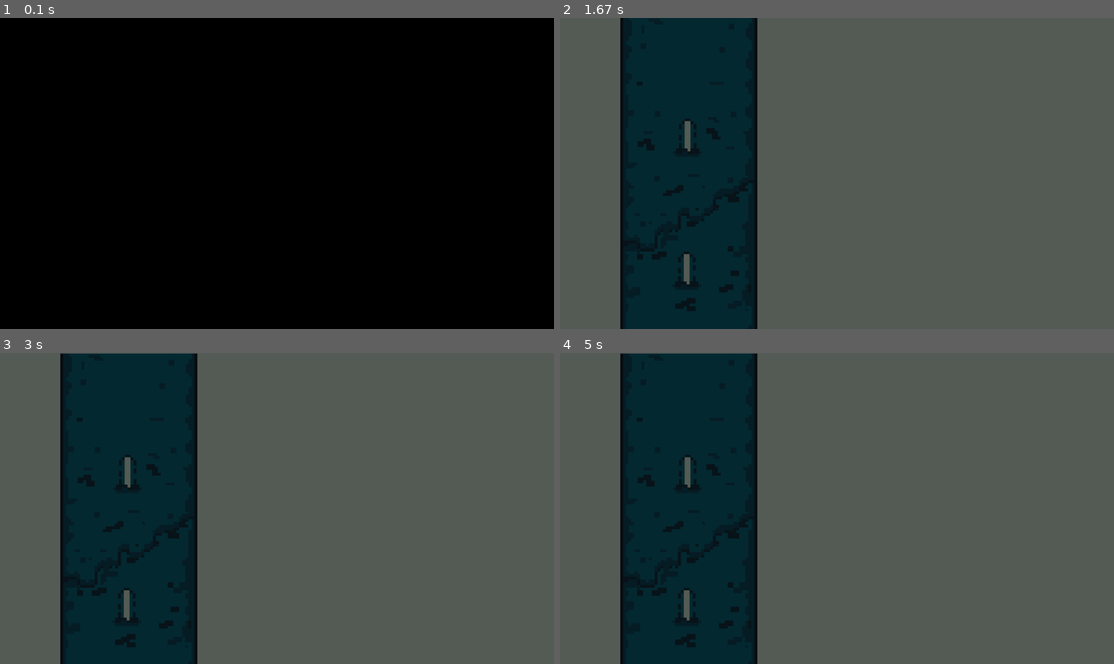
Above: before the commit, frames 1-4 (two rows, left to right).
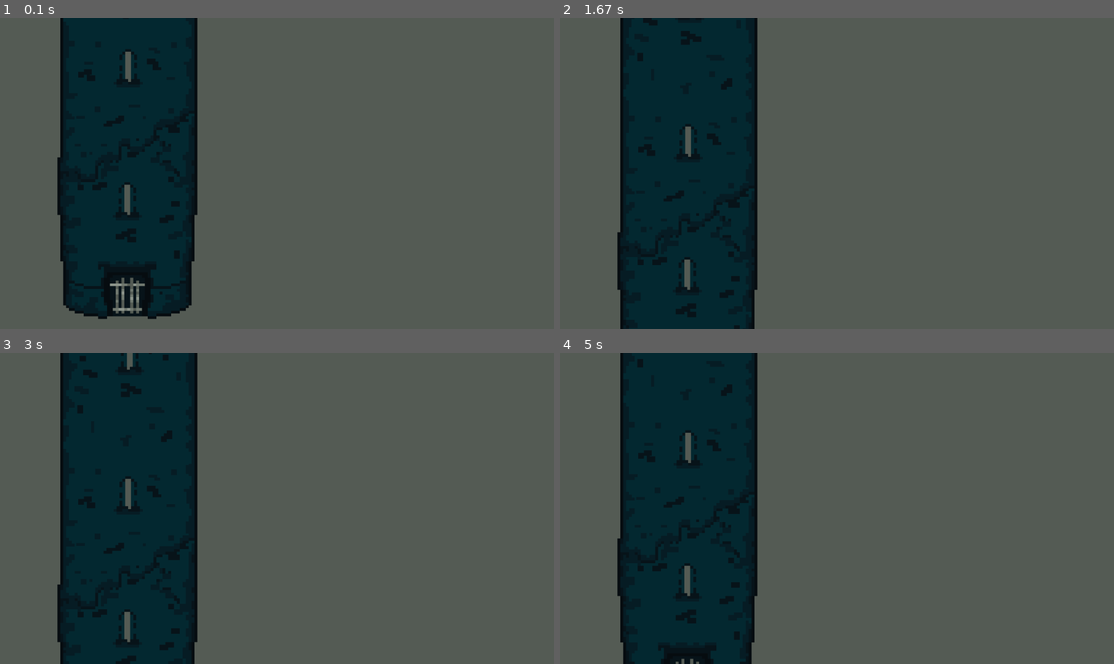
Above: after the commit, the same moments.

Repository: alexeyumatov/pygame_project
Game: pygame game, started from src/test.py
Same seed, same stepped clock (60 frames per second), same inputs: the game is played once before the commit and once after it.
Inputs:
- Up to frame 1 (0.1 s): no input
- Up to frame 2 (1.67 s): hold Up 0.33-0.8 s; hold Down 0.83-1.13 s; hold Up 1.17-1.53 s; hold Down from 1.57 s (still down)
- Up to frame 3 (3 s): release Down at 1.93 s; hold Up 1.97-2.27 s; hold Down 2.3-2.6 s; hold Up from 2.63 s (still down)
- Up to frame 4 (5 s): release Up at 3 s; hold Down 3.03-3.4 s; hold Up 3.43-3.73 s; hold Down 3.77-4.07 s; hold Up 4.1-4.47 s; hold Down 4.5-4.87 s; hold Up from 4.9 s (still down)

The runs differ from the first frame. In frame 1, 99% of the frame differs, in the area x 0-100%, y 0-100%; in frame 2, 0.3%; in frame 3, 0.6%; in frame 4, 0.9%.

Commit message:
scroll + physics v0.2

Diff:
--- a/src/level_choose.py
+++ b/src/level_choose.py
@@ -41,7 +41,6 @@
                     collide = elem.collidepoint(mouse_pos)
                     if collide:
                         level_number = button_texts[button_collides.index(elem)]
-                        print(level_number)
                         return level_number
 
         clock.tick(MENU_FPS)
--- a/src/location.py
+++ b/src/location.py
@@ -76,3 +76,4 @@
         self.image = tile_images[tile_type]
         self.rect = self.image.get_rect().move(
             tile_width * pos_x, tile_height * pos_y)
+        self.mask = pygame.mask.from_surface(self.image)
--- a/src/player_config.py
+++ b/src/player_config.py
@@ -33,10 +33,9 @@
         self.mask = pygame.mask.from_surface(self.image)
 
         self.rect.x, self.rect.y = 150, 260
-        self.velx, self.vely = 0, 0
+        self.velx, self.vely, self.ladder_vely = 0, 0, 0
         self.width, self.height = self.image.get_width(), self.image.get_height()
 
-        self.isColided_left, self.isColided_right = False, False
         self.animCount = 0
         self.view, self.isFlipped = "right", False
         self.state = False
@@ -53,40 +52,84 @@
 
         # движение игрока
         key = pygame.key.get_pressed()
-        if key[pygame.K_SPACE] and self.inJump is False:
-            vl_y = -30
+        if key[pygame.K_SPACE] and not self.inJump and not self.onLadder and self.OnGround:
+            vl_y = -2
             self.inJump = True
-        if key[pygame.K_SPACE] is False:
-            self.inJump = False
+            self.OnGround = False
+
         if key[pygame.K_a]:
-            vl_x -= 12
+            if self.velx > 0:
+                self.velx = 0
+            self.velx -= 0.5
+            if self.velx <= -14:
+                self.velx = -14
+            vl_x += self.velx
             self.animCount += 1
             self.view = 'left'
             self.state = True
+
         if key[pygame.K_d]:
-            vl_x += 12
+            if self.velx < 0:
+                self.velx = 0
+            self.velx += 0.5
+            if self.velx >= 14:
+                self.velx = 14
+            vl_x += self.velx
             self.animCount += 1
             self.view = 'right'
             self.isFlipped, self.state = False, True
-        if not key[pygame.K_d] and not key[pygame.K_a] and not self.onLadder:
+
+        if not key[pygame.K_d] and not key[pygame.K_a]:
             self.state = False
-            if self.animCount + 1 >= 42:
-                self.animCount = 0
-
-            self.image = Player.idle_images[self.animCount // 7]
-            if self.view == 'left':
-                self.image = flip(self.image)
-
-            self.animCount += 1
-
+            if self.velx > 0:
+                self.velx -= 2
+                if self.velx <= 0:
+                    self.velx = 0
+            elif self.velx < 0:
+                self.velx += 2
+                if self.velx >= 0:
+                    self.velx = 0
+            vl_x += self.velx
+
+            # idle анимация
+            if not self.onLadder:
+                if self.animCount + 1 >= 42:
+                    self.animCount = 0
+
+                self.image = Player.idle_images[self.animCount // 7]
+                if self.view == 'left':
+                    self.image = flip(self.image)
+
+                self.animCount += 1
+
+        # лестница
         if self.onLadder:
             self.image = Player.idle_images[0]
             if self.view == 'left':
                 self.image = flip(self.image)
+
             if key[pygame.K_w]:
-                ladder_vl_y -= 10
+                self.ladder_vely -= 0.5
+                if self.ladder_vely <= -10:
+                    self.ladder_vely = -10
+                ladder_vl_y += self.ladder_vely
+
             if key[pygame.K_s] and not self.ladder_collide:
-                ladder_vl_y += 10
+                self.ladder_vely += 0.5
+                if self.ladder_vely >= 10:
+                    self.ladder_vely = 10
+                ladder_vl_y += self.ladder_vely
+            if not key[pygame.K_s] and not key[pygame.K_w]:
+                if self.ladder_vely > 0:
+                    self.ladder_vely -= 2
+                    if self.ladder_vely <= 0:
+                        self.ladder_vely = 0
+                    ladder_vl_y += self.ladder_vely
+                if self.ladder_vely < 0:
+                    self.ladder_vely += 2
+                    if self.ladder_vely >= 0:
+                        self.ladder_vely = 0
+                    ladder_vl_y += self.ladder_vely
 
         if self.view == "left" and not self.isFlipped:
             self.image = flip(self.image)
@@ -104,7 +147,7 @@
             self.animCount += 1
 
         # гравитация
-        if not self.onLadder:
+        if not self.onLadder and not self.inJump:
             self.vely += 1
             if self.vely > 10:
                 self.vely = 10
@@ -116,16 +159,26 @@
         for tile in tiles_group:
             if tile.rect.colliderect(self.rect.x + vl_x, self.rect.y, self.width, self.height):
                 vl_x = 0
+                self.velx = 0
             if tile.rect.colliderect(self.rect.x, self.rect.y + vl_y, self.width, self.height):
                 if self.vely < 0:
                     vl_y = tile.rect.bottom - self.rect.top
                     self.vely = 0
                 elif self.vely >= 0:
                     vl_y = tile.rect.top - self.rect.bottom
+                    self.OnGround = True
                     self.vely = 0
+                    self.inJump = False
+
+        if self.inJump:
+            self.vely -= 2
+            if self.vely <= -8:
+                self.vely = -8
+                self.inJump = False
+            vl_y += self.vely
 
         self.rect.x += vl_x
-        if vl_y < -50:
+        if vl_y < -150:
             vl_y = 10
         self.rect.y += vl_y
 
@@ -149,17 +202,6 @@
                     self.bulletList.remove(el)
             if len(bullets) == 0:
                 self.bullet_onScreen = False
-
-    def collider(self, collide_group):
-        if pygame.sprite.spritecollideany(self, collide_group):
-            self.rect.x += 15
-            if pygame.sprite.spritecollideany(self, collide_group):
-                self.isColided_right = True
-            else:
-                self.isColided_left = True
-            self.rect.x -= 15
-        else:
-            self.isColided_left, self.isColided_right = False, False
 
     def ladder_climb(self, collide_group, floor_group):
         hits = pygame.sprite.spritecollide(self, collide_group, False)
--- a/src/test.py
+++ b/src/test.py
@@ -1,14 +1,15 @@
 import pygame
 import sys
+from config import clock, FPS
 
 
-def scrollY(screenSurf, bg, offsetY):
-    width, height = bg.get_size()
-    screenSurf.blit(bg, (0, offsetY))
-    if offsetY < 0:
-        screenSurf.blit(bg, (0, height + offsetY), (0, 0, width, -offsetY))
-    else:
-        screenSurf.blit(bg, (0, 0), (0, height - offsetY, width, offsetY))
+def scrollY(screenSurf, bg, bg_rect, offsetY):
+    bg_rect[1] += offsetY
+    if abs(bg_rect[1]) >= 2100:
+        bg_rect[1] = -2100
+    if bg_rect[1] > 0:
+        bg_rect[1] = 0
+    screenSurf.blit(bg, bg_rect)
 
 
 def main():
@@ -17,7 +18,12 @@
 
     screen = pygame.display.set_mode((1920, 1080), pygame.FULLSCREEN | pygame.SCALED)
 
-    bg = pygame.image.load("level_choose.png").convert_alpha()
+    bg = pygame.image.load("level_choose.png")
+    bg_rect = bg.get_rect()
+    bg_rect[1] = -2100
+    screen.blit(bg, bg_rect)
+
+    pygame.display.update()
 
     while True:  # <-- the pyGame loop
 
@@ -30,16 +36,15 @@
 
         # handle scrolling
         if pressed[pygame.K_UP]:
-            scrollY(screen, bg, 2)
+            scrollY(screen, bg, bg_rect, 10)
         elif pressed[pygame.K_DOWN]:
-            scrollY(screen, bg, -2)
-        elif pressed[pygame.K_LEFT]:
-            screen.scroll(2, 0)
-        elif pressed[pygame.K_RIGHT]:
-            screen.scroll(-2, 0)
+            scrollY(screen, bg, bg_rect, -10)
+        elif pressed[pygame.K_q]:
+            break
 
         # updates what the window displays
         pygame.display.update()
+        clock.tick(FPS)
 
     pygame.quit()
     sys.exit(0)
